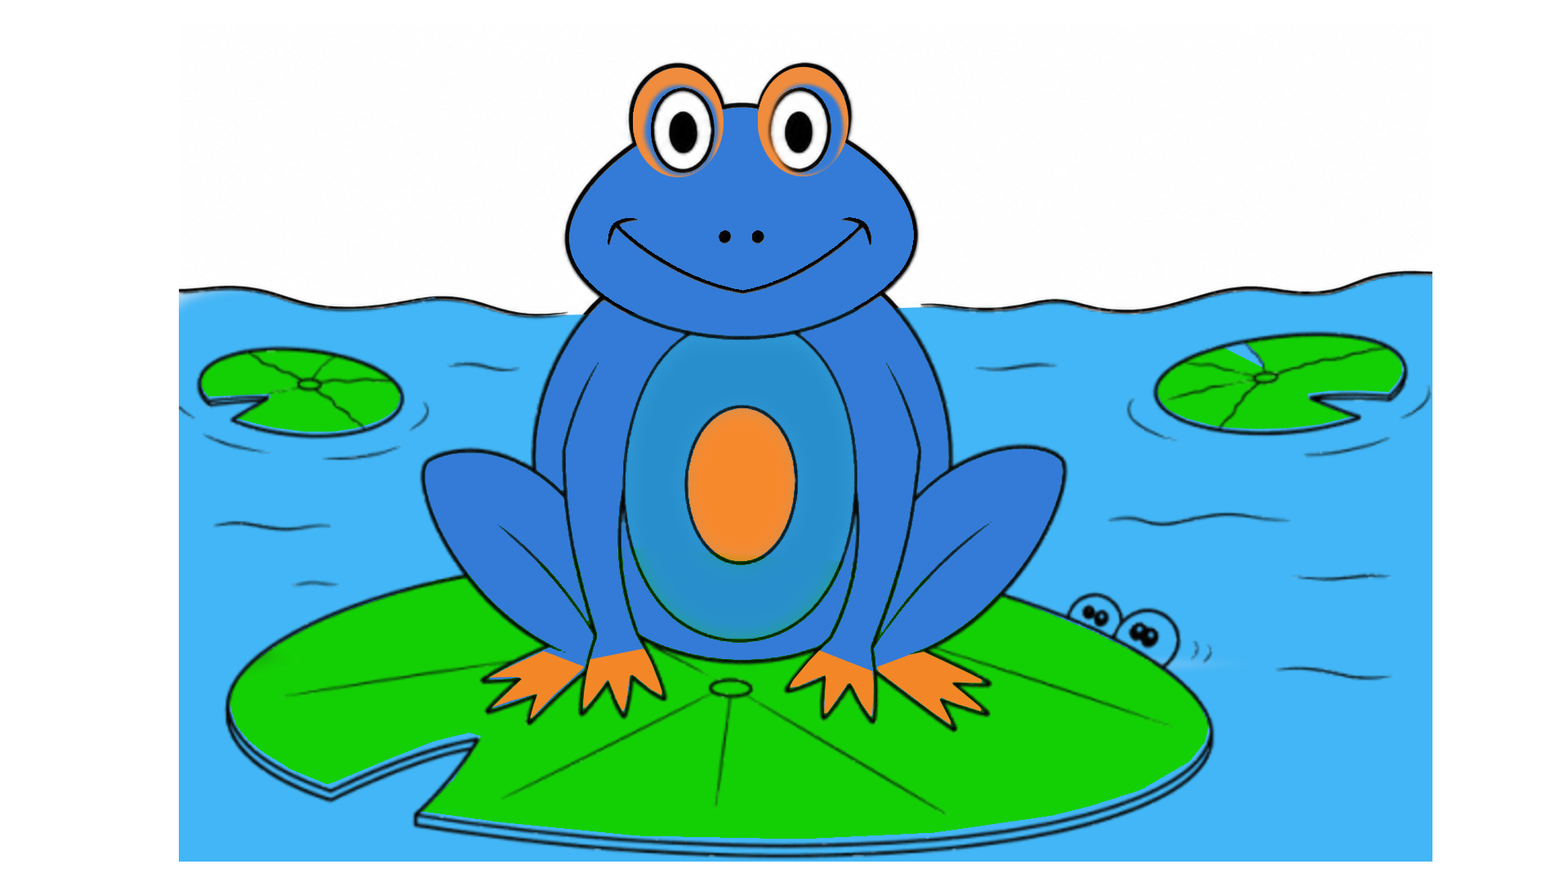
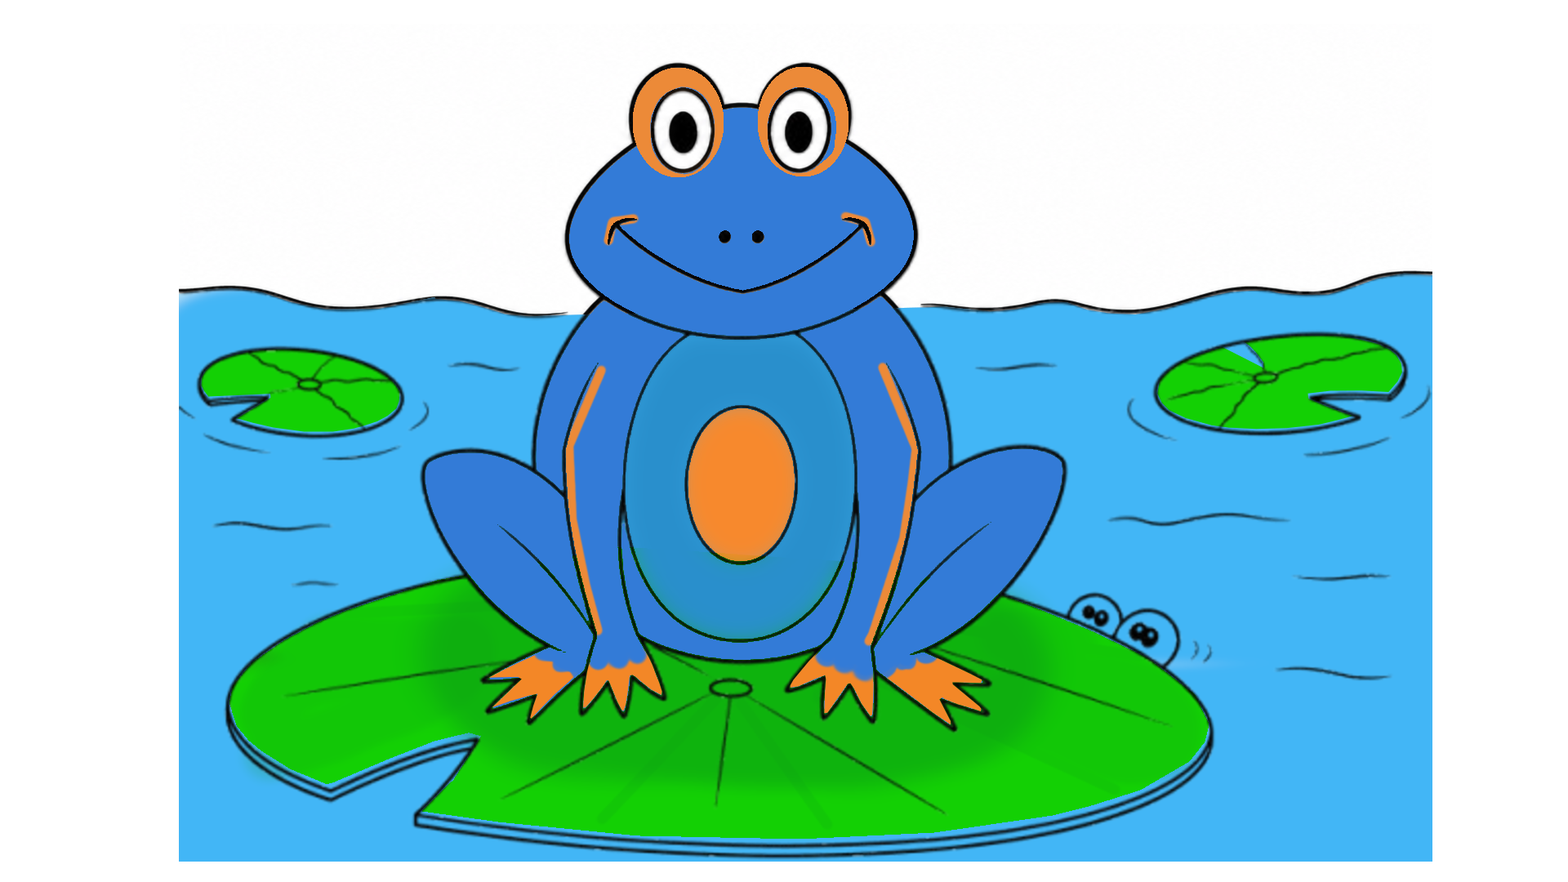
The second 1568x882 image is a revision of the first. Changes to its layers:
painted on "arms #1" over [left=812, top=650, right=939, bottom=685]
painted on "feet" over [left=533, top=650, right=585, bottom=679]
painted on "arms" over [left=588, top=648, right=649, bottom=672]
painted on "shadx #3" over [left=757, top=66, right=849, bottom=177]
added layer "accents" above "accents #1" over [left=565, top=210, right=923, bottom=648]
painted on "shadx #2" over [left=632, top=67, right=724, bottom=178]
added layer "lins" (16%) above "leaf_extra" over [left=236, top=597, right=1204, bottom=830]
added layer "leaf_extra" (53%) above "feet #2" over [left=388, top=543, right=1081, bottom=809]